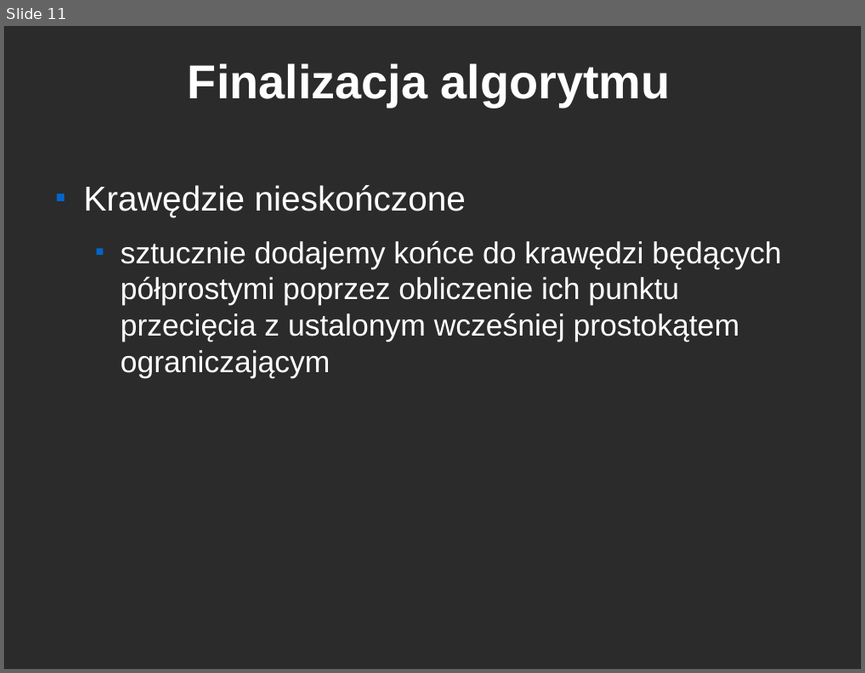
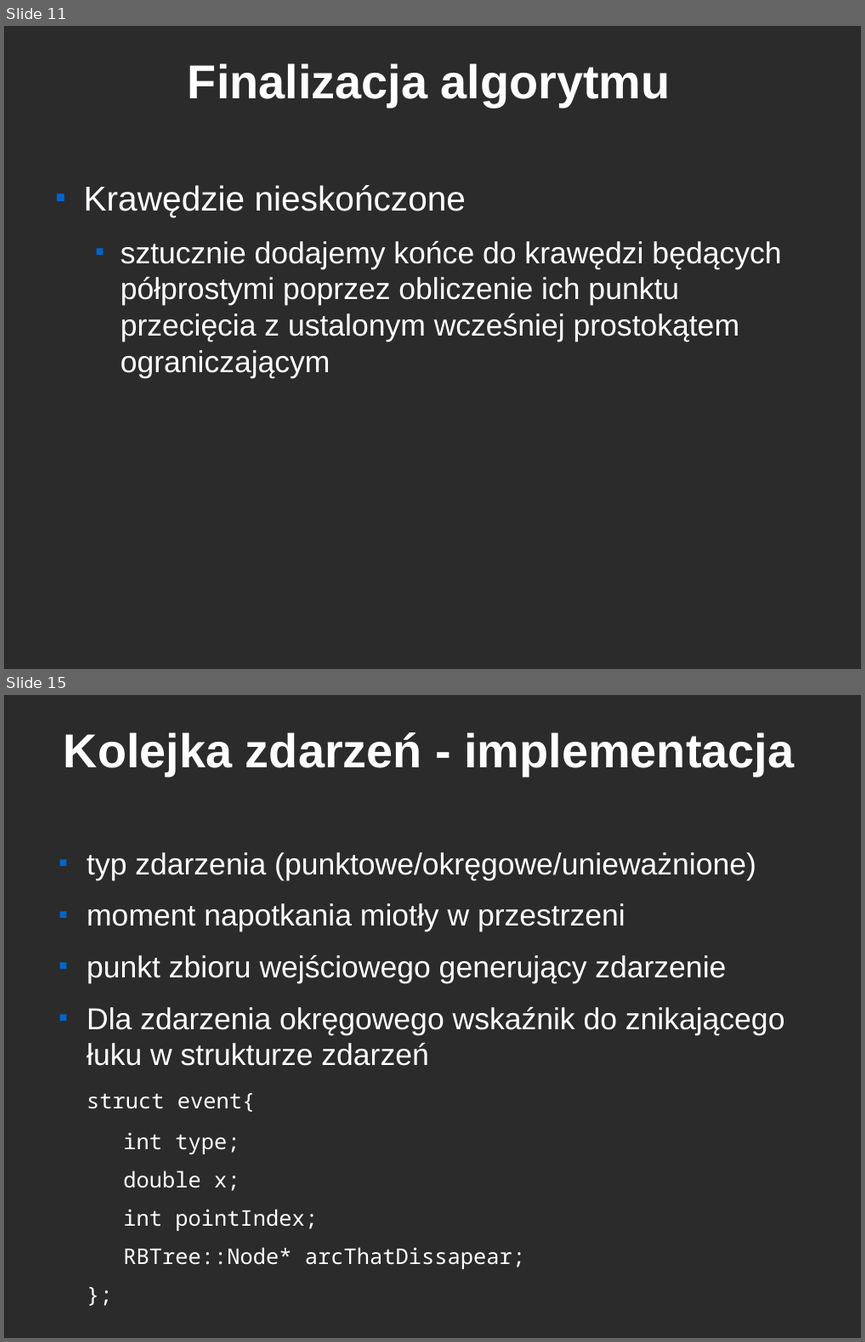
Before and after one commit to ghik/GO, a slide deck: fortune.odp. Shown one above the other, each under a label of ours: slide 11 before the commit, slides 11 and 15 after it; the slides between them are not shown. The pictures are 865x673 and 865x1342 pixels, drawn with LibreOffice and Linux fonts; fonts in the diff are those of the drawing; background and template pictures are left out; a plain dark background stands for a picture behind light text. Boxes give left, top, right and bottom in pixels: in the first picture for what was removed or moved away, otherwise in the second. Text is boxed around its words. In the diff, an @@ line names an element or a change of style, - is before the commit and + after.

```diff
--- a/fortune.odp
+++ b/fortune.odp
@@ slide 15 added at (4, 695, 861, 1338), background picture (left out) @@
@@ title added at (64, 732, 794, 776), 44 pt, text #FFFFFF, bold @@
+Kolejka zdarzeń - implementacja
@@ text added at (86, 852, 785, 1269), 28 pt, text #FFFFFF @@
+■ typ zdarzenia (punktowe/okręgowe/unieważnione)
+■ moment napotkania miotły w przestrzeni
+■ punkt zbioru wejściowego generujący zdarzenie
+■ Dla zdarzenia okręgowego wskaźnik do znikającego łuku w strukturze zdarzeń
+struct event{
+  int type;
+  double x;
+  int pointIndex;
+  RBTree::Node* arcThatDissapear;
+};
```
Also in this commit, not shown: 1 slide changed, 6 other slides added, 4 other files.
